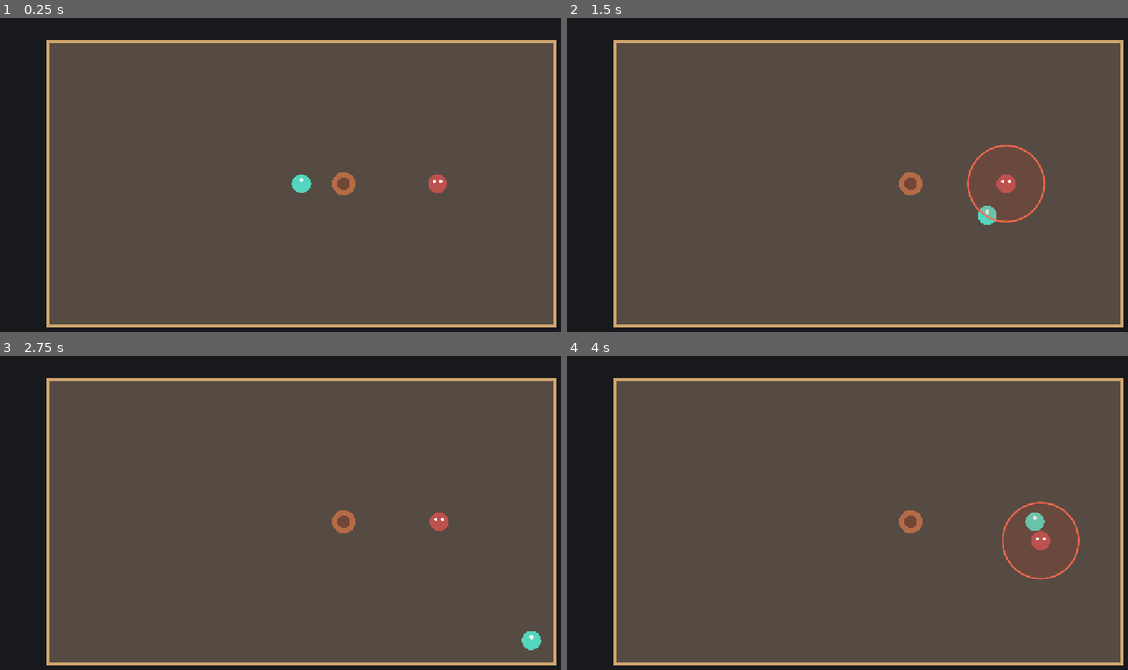
Above: before the commit, frames 1-4 (two rows, left to right).
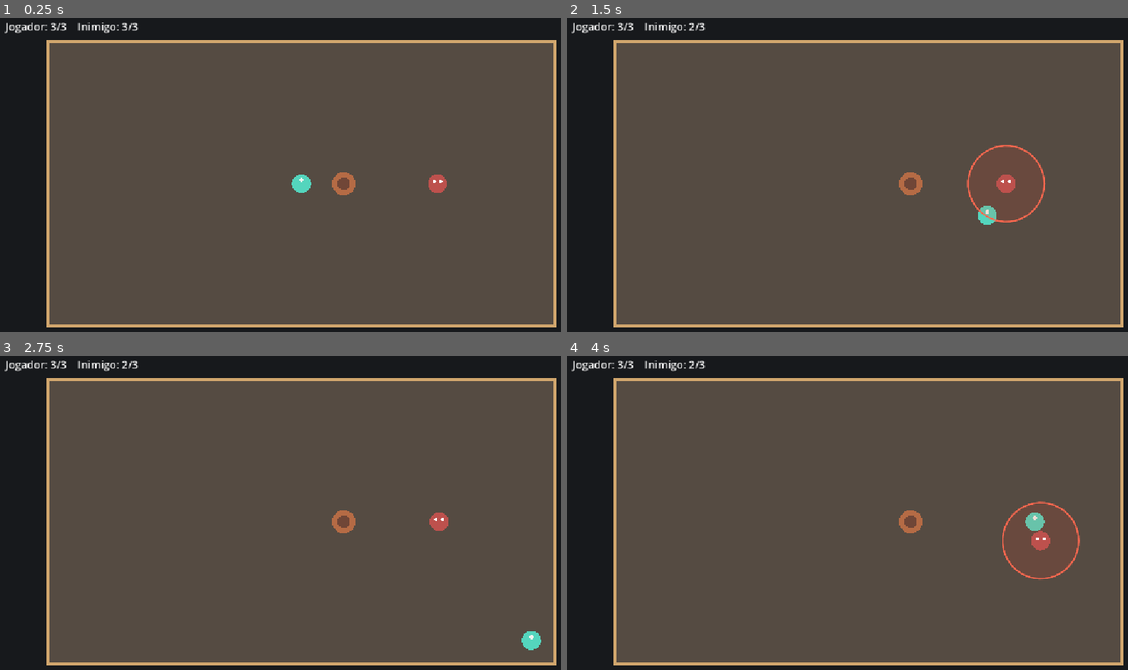
Above: after the commit, the same moments.

Repository: crawzler/Ludus
Game: Godot game, scene res://scenes/arena.tscn
Same seed, same stepped clock (60 frames per second), same inputs: the game is played once before the commit and once after it.
Inputs (mouse positions are in pixels of both pictures, inside the frame that each line leads up to):
- Up to frame 1 (0.25 s): no input
- Up to frame 2 (1.5 s): tap Enter at 0.5 s; move the mouse to (1004, 165) at 0.52 s; hold D (move_right) 0.53-1.28 s; click (1004, 165) at 0.6 s; move the mouse to (746, 200) at 1.27 s; hold S (move_down) from 1.28 s (still down); click (746, 200) at 1.35 s
- Up to frame 3 (2.75 s): move the mouse to (364, 447) at 2.02 s; release S (move_down) at 2.03 s; hold D (move_right) from 2.03 s (still down); click (364, 447) at 2.1 s
- Up to frame 4 (4 s): move the mouse to (836, 591) at 2.77 s; release D (move_right) at 2.78 s; hold W (move_up) 2.78-3.53 s; click (836, 591) at 2.85 s; move the mouse to (1049, 572) at 3.52 s; hold A (move_left) from 3.53 s (still down); click (1049, 572) at 3.6 s

The runs differ from the first frame. In frame 1, 0.3% of the frame differs, in the area x 0-25%, y 1-5%; in frame 2, 0.3%; in frame 3, 0.3%; in frame 4, 0.3%.

Commit message:
feat: add health and fight outcomes
Co-authored-by: Copilot <223556219+Copilot@users.noreply.github.com>

Diff:
--- a/scenes/arena.tscn
+++ b/scenes/arena.tscn
@@ -20,3 +20,32 @@
 [node name="Camera2D" type="Camera2D" parent="."]
 position = Vector2(480, 270)
 enabled = true
+
+[node name="HUD" type="CanvasLayer" parent="."]
+
+[node name="HealthLabel" type="Label" parent="HUD"]
+offset_left = 16.0
+offset_top = 12.0
+offset_right = 400.0
+offset_bottom = 44.0
+theme_override_colors/font_color = Color(1, 1, 1, 1)
+theme_override_font_sizes/font_size = 20
+text = "Jogador: 3/3    Inimigo: 3/3"
+
+[node name="ResultLabel" type="Label" parent="HUD"]
+visible = false
+anchors_preset = 8
+anchor_left = 0.5
+anchor_top = 0.5
+anchor_right = 0.5
+anchor_bottom = 0.5
+offset_left = -180.0
+offset_top = -32.0
+offset_right = 180.0
+offset_bottom = 32.0
+grow_horizontal = 2
+grow_vertical = 2
+theme_override_colors/font_color = Color(1, 1, 1, 1)
+theme_override_font_sizes/font_size = 36
+horizontal_alignment = 1
+vertical_alignment = 1
--- a/scripts/arena.gd
+++ b/scripts/arena.gd
@@ -3,8 +3,21 @@
 const ARENA_SIZE: Vector2 = Vector2(960.0, 540.0)
 const WALL_THICKNESS: float = 32.0
 
+@onready var player: CharacterBody2D = $Player
+@onready var enemy: CharacterBody2D = $Enemy
+@onready var health_label: Label = $HUD/HealthLabel
+@onready var result_label: Label = $HUD/ResultLabel
+
+var combat_finished: bool = false
+
 
 func _ready() -> void:
+	player.connect("health_changed", _on_player_health_changed)
+	player.connect("defeated", _on_player_defeated)
+	enemy.connect("health_changed", _on_enemy_health_changed)
+	enemy.connect("defeated", _on_enemy_defeated)
+	_update_health_display()
+
 	_create_boundary(
 		Vector2(-WALL_THICKNESS / 2.0, ARENA_SIZE.y / 2.0),
 		Vector2(WALL_THICKNESS, ARENA_SIZE.y + WALL_THICKNESS * 2.0)
@@ -35,6 +48,40 @@
 	add_child(wall)
 
 
+func _on_player_health_changed(_current_health: int, _max_health: int) -> void:
+	_update_health_display()
+
+
+func _on_enemy_health_changed(_current_health: int, _max_health: int) -> void:
+	_update_health_display()
+
+
+func _update_health_display() -> void:
+	health_label.text = "%s    %s" % [
+		player.call("get_health_text"),
+		enemy.call("get_health_text")
+	]
+
+
+func _on_player_defeated() -> void:
+	_finish_combat(false)
+
+
+func _on_enemy_defeated() -> void:
+	_finish_combat(true)
+
+
+func _finish_combat(player_won: bool) -> void:
+	if combat_finished:
+		return
+
+	combat_finished = true
+	result_label.text = "VITÓRIA" if player_won else "DERROTA"
+	result_label.visible = true
+	player.call("finish_combat")
+	enemy.call("finish_combat")
+
+
 func _draw() -> void:
 	draw_rect(Rect2(-5000.0, -5000.0, 10000.0, 10000.0), Color("#17191c"))
 	draw_rect(Rect2(Vector2.ZERO, ARENA_SIZE), Color("#554b42"))
--- a/scripts/enemy.gd
+++ b/scripts/enemy.gd
@@ -1,9 +1,13 @@
 extends CharacterBody2D
 
-enum State { CHASING, TELEGRAPHING, ATTACKING, RECOVERING, DEFEATED }
+signal health_changed(current_health: int, max_health: int)
+signal defeated
+
+enum State { CHASING, TELEGRAPHING, ATTACKING, RECOVERING, DEFEATED, FINISHED }
 
 const MOVE_SPEED: float = 90.0
 const ATTACK_RANGE: float = 72.0
+const ATTACK_DAMAGE: int = 1
 const TELEGRAPH_DURATION: float = 0.65
 const ATTACK_DURATION: float = 0.18
 const RECOVERY_DURATION: float = 1.0
@@ -30,7 +34,7 @@
 
 
 func _physics_process(delta: float) -> void:
-	if state == State.DEFEATED:
+	if state == State.DEFEATED or state == State.FINISHED:
 		return
 	if not is_instance_valid(player):
 		velocity = Vector2.ZERO
@@ -70,19 +74,41 @@
 		state = next_state
 		state_time_remaining = next_duration
 		queue_redraw()
+		if next_state == State.ATTACKING:
+			_try_hit_player()
+
+
+func _try_hit_player() -> void:
+	if not is_instance_valid(player):
+		return
+	if global_position.distance_to(player.global_position) <= ATTACK_RANGE:
+		player.call("take_damage", ATTACK_DAMAGE)
 
 
 func take_damage(amount: int) -> void:
-	if state == State.DEFEATED:
+	if state == State.DEFEATED or state == State.FINISHED:
 		return
 
-	health -= amount
+	health = maxi(health - amount, 0)
+	health_changed.emit(health, MAX_HEALTH)
 	_show_hit_feedback()
-	if health <= 0:
+	if health == 0:
 		state = State.DEFEATED
 		velocity = Vector2.ZERO
+		defeated.emit()
 		await get_tree().create_timer(HIT_FLASH_DURATION).timeout
 		queue_free()
+
+
+func finish_combat() -> void:
+	state = State.FINISHED
+	velocity = Vector2.ZERO
+	set_physics_process(false)
+	queue_redraw()
+
+
+func get_health_text() -> String:
+	return "Inimigo: %d/%d" % [health, MAX_HEALTH]
 
 
 func _show_hit_feedback() -> void:
--- a/scripts/player.gd
+++ b/scripts/player.gd
@@ -1,14 +1,27 @@
 extends CharacterBody2D
+
+signal health_changed(current_health: int, max_health: int)
+signal defeated
 
 const MOVE_SPEED: float = 300.0
 const ATTACK_RANGE: float = 48.0
 const ATTACK_DAMAGE: int = 1
 const ATTACK_FEEDBACK_DURATION: float = 0.12
+const MAX_HEALTH: int = 3
+const HIT_FLASH_DURATION: float = 0.12
+const HIT_COLOR: Color = Color("#fff2a6")
 
 var attack_feedback_remaining: float = 0.0
+var health: int = MAX_HEALTH
+var combat_finished: bool = false
+var hit_flash_tween: Tween
 
 
 func _physics_process(_delta: float) -> void:
+	if combat_finished:
+		velocity = Vector2.ZERO
+		return
+
 	var move_direction: Vector2 = Input.get_vector(
 		"move_left",
 		"move_right",
@@ -46,6 +59,35 @@
 		closest_target.call("take_damage", ATTACK_DAMAGE)
 
 
+func take_damage(amount: int) -> void:
+	if combat_finished or health <= 0:
+		return
+
+	health = maxi(health - amount, 0)
+	health_changed.emit(health, MAX_HEALTH)
+	_show_hit_feedback()
+	if health == 0:
+		defeated.emit()
+
+
+func finish_combat() -> void:
+	combat_finished = true
+	velocity = Vector2.ZERO
+	set_physics_process(false)
+
+
+func get_health_text() -> String:
+	return "Jogador: %d/%d" % [health, MAX_HEALTH]
+
+
+func _show_hit_feedback() -> void:
+	if hit_flash_tween and hit_flash_tween.is_running():
+		hit_flash_tween.kill()
+	modulate = HIT_COLOR
+	hit_flash_tween = create_tween()
+	hit_flash_tween.tween_property(self, "modulate", Color.WHITE, HIT_FLASH_DURATION)
+
+
 func _draw() -> void:
 	draw_circle(Vector2.ZERO, 18.0, Color("#54d5bd"))
 	draw_circle(Vector2(0.0, -7.0), 4.0, Color("#f0f4ee"))
Not shown, changed: docs/DIARIO_DE_DESENVOLVIMENTO.md
Not shown, changed: docs/ESTADO_ATUAL.md
